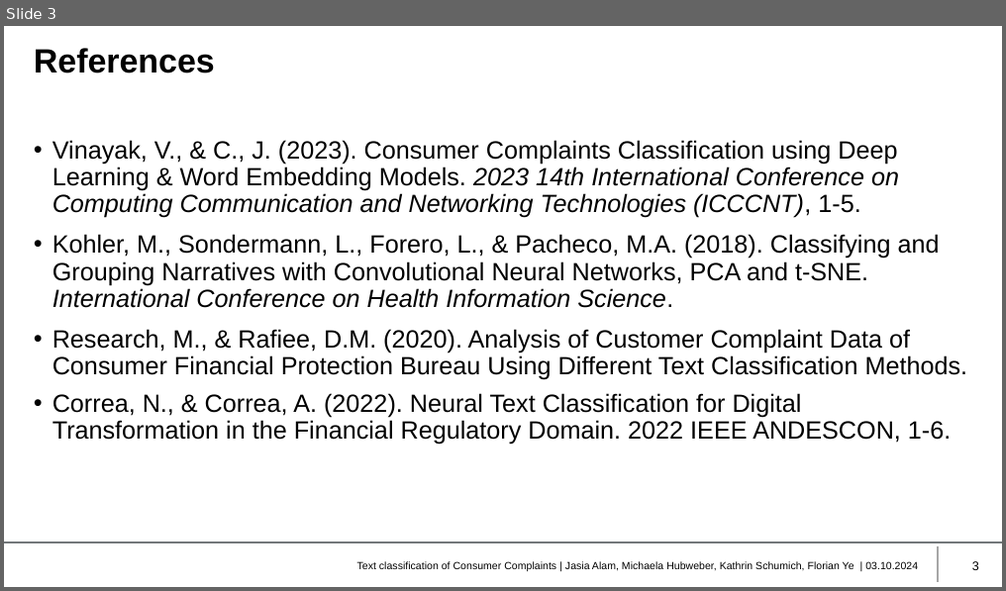
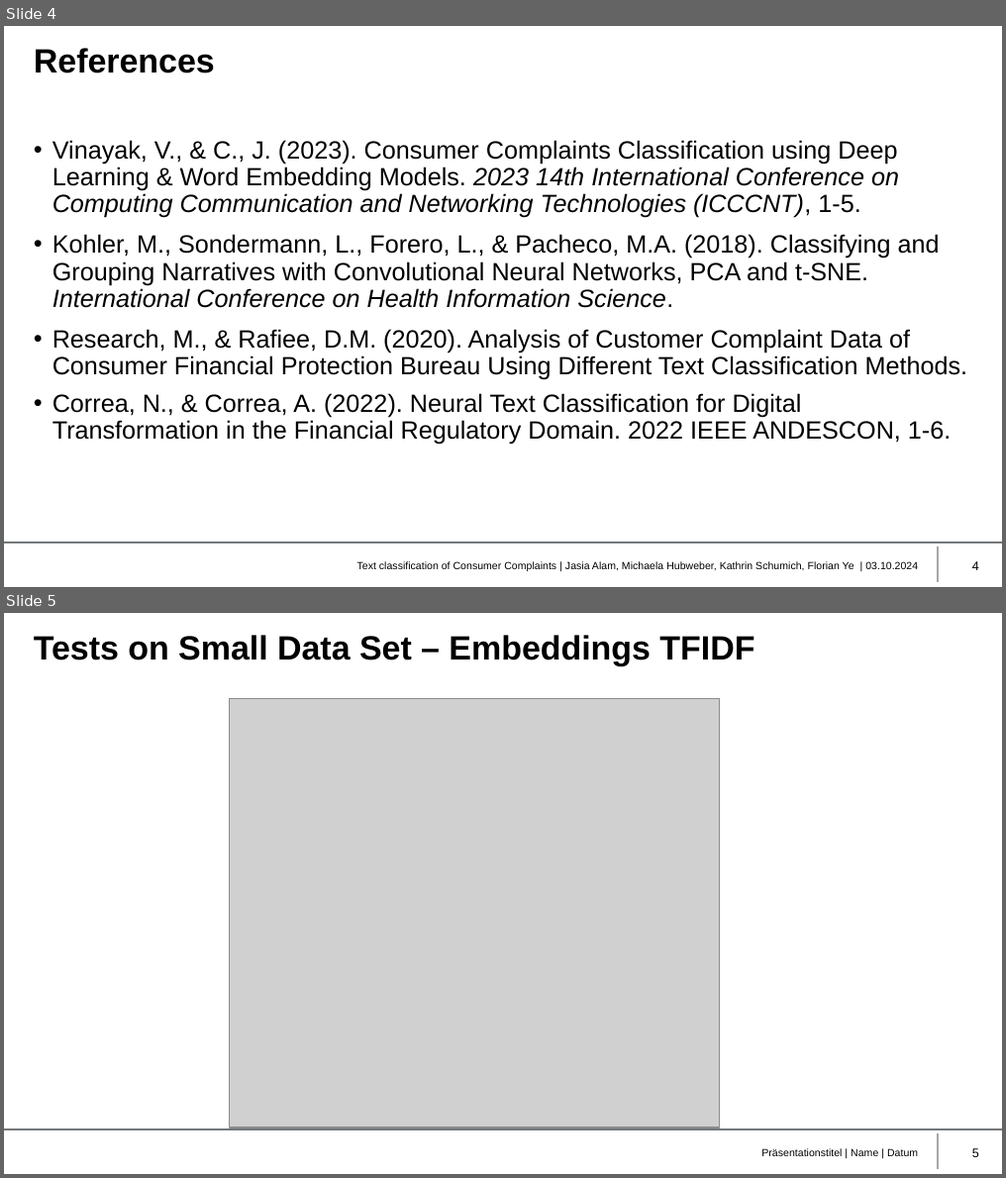
Before and after one commit to JasiaAlam/MDS_NLP, a slide deck: NLP2_Consumer_Complaint.pptx. Shown one above the other, each under a label of ours: slide 3 before the commit, slides 4 and 5 after it. The pictures are 1006x591 and 1006x1178 pixels, drawn with LibreOffice and Linux fonts; fonts in the diff are those of the drawing; grey boxes stand for pictures; background and template pictures are left out. Boxes give left, top, right and bottom in pixels: in the first picture for what was removed or moved away, otherwise in the second. Text is boxed around its words. In the diff, an @@ line names an element or a change of style, - is before the commit and + after.

```diff
--- a/NLP2_Consumer_Complaint.pptx
+++ b/NLP2_Consumer_Complaint.pptx
@@ slide 5 added at [4, 613, 1002, 1174], background #FFFFFF; not listed: 2 template elements that a slide beside it also shows @@
@@ title added at [34, 635, 754, 665], 24.3 pt, text #000000, bold @@
+Tests on Small Data Set – Embeddings TFIDF
@@ picture added at [230, 699, 721, 1128] @@
@@ text added at [761, 1149, 918, 1157], 7.5 pt, text #000000 @@
+Präsentationstitel | Name | Datum
@@ page number added at [972, 1149, 979, 1157], 9 pt, text #000000 @@
+5
@@ what was slide 3 is now slide 4 @@
@@ page number at [972, 562, 979, 570]: text changed @@
-3
+4
```
Also in this commit, not shown: 6 other slides added.
